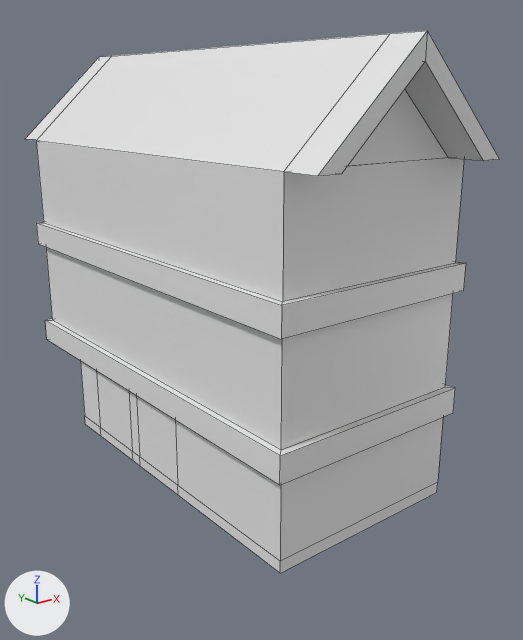
The FBX model URP Quang Binh v2/Assets/Assets/Meshes/New_Buildings/SM_Building_small_012.fbx, before and after one commit.
Both versions are drawn from a camera (50 mm lens) standing at (-4.98, -5.86, 5.7) and looking at (1.89, 2.74, 2.26). The axes (+X, +Y, +Z) are drawn at lower left. The lights are the same throughout. The older version comes first. Mesh edges are drawn as thin lines. Objects named as collision shapes, trigger or cutter boxes, shadow casters or lower levels of detail are left out. Where no turn or scale is listed for an object, it has been applied to the vertices.

Objects in the first picture: 'SM_Building_small_012_LOD0'.
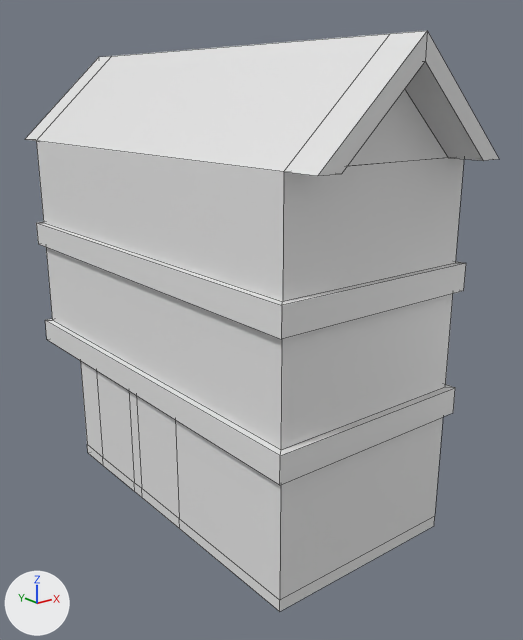
The newer file is also rescaled (x0.795), turned or shifted as a whole; pictures and numbers use the older file's frame.

What differs and where, as boxes [x1, y1, x2, y2] in the pictures (523 x 640 px; the box of a moved part takes in the faces that stretch with it):
'SM_Building_small_012_LOD0', reshaped (7% taller): before [26, 31, 499, 573]; after [26, 31, 499, 611]
part 1 of me_cube_025, moved or reshaped: before [80, 361, 443, 573]; after [80, 361, 443, 611]

Edits to the bpy script that builds the scene:
```text
Change me_cube_025:
    used by ob_sm_building_small_012_lod0; location = (0.0, 0.0, 0.0)
    remove me_cube_025.from_pydata(...)  # 84 vertices, 64 faces; spans x -0.1..3.16, y -0.52..7.07, z 0.0..6.33
    add me_cube_025.from_pydata(...)  # 84 vertices, 64 faces; spans x -0.1..3.16, y -0.52..7.07, z -0.57..6.33
    me_cube_025 part 1: all 16 vertices in x 0.0..3.06, y 0.0..5.45, z 0.0..0.17 are moved by (0.0, 0.0, -0.57)
```
